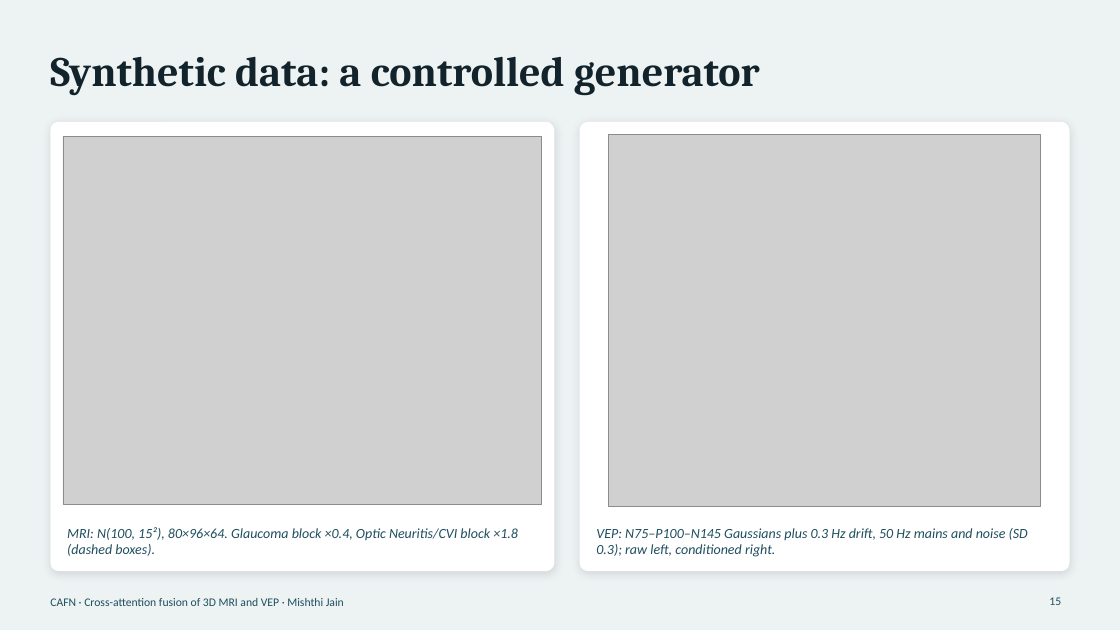
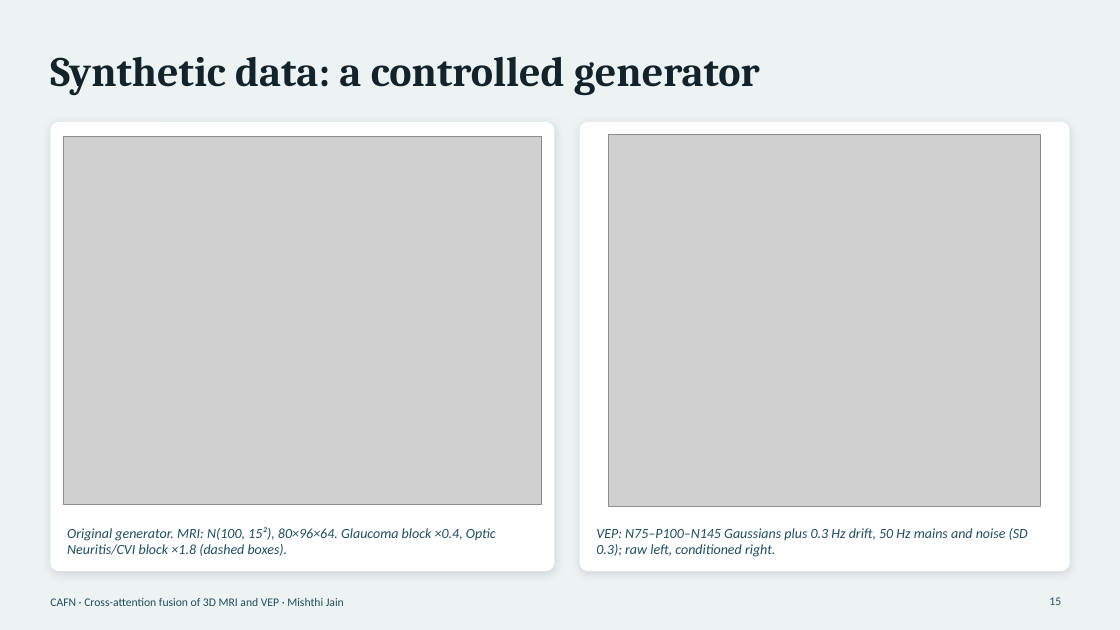
Before and after one commit to AmanSwar/NeuroImaging, a slide deck: slide 15 of docs/NeuroImaging_CAFN_Presentation.pptx. Drawn at 1120x630 pixels with LibreOffice and Linux fonts; fonts in the diff are those of the drawing; grey boxes stand for pictures. Boxes give left, top, right and bottom in pixels: in the first picture for what was removed or moved away, otherwise in the second. Text is boxed around its words. In the diff, an @@ line names an element or a change of style, - is before the commit and + after.

```diff
--- a/docs/NeuroImaging_CAFN_Presentation.pptx
+++ b/docs/NeuroImaging_CAFN_Presentation.pptx
@@ text at (67,527,496,556): text changed @@
-MRI: N(100, 15²), 80×96×64. Glaucoma block ×0.4, Optic Neuritis/CVI block ×1.8 (dashed boxes).
+Original generator. MRI: N(100, 15²), 80×96×64. Glaucoma block ×0.4, Optic Neuritis/CVI block ×1.8 (dashed boxes).
```
Also in this commit, not shown: 16 other slides changed, 18 other files.
